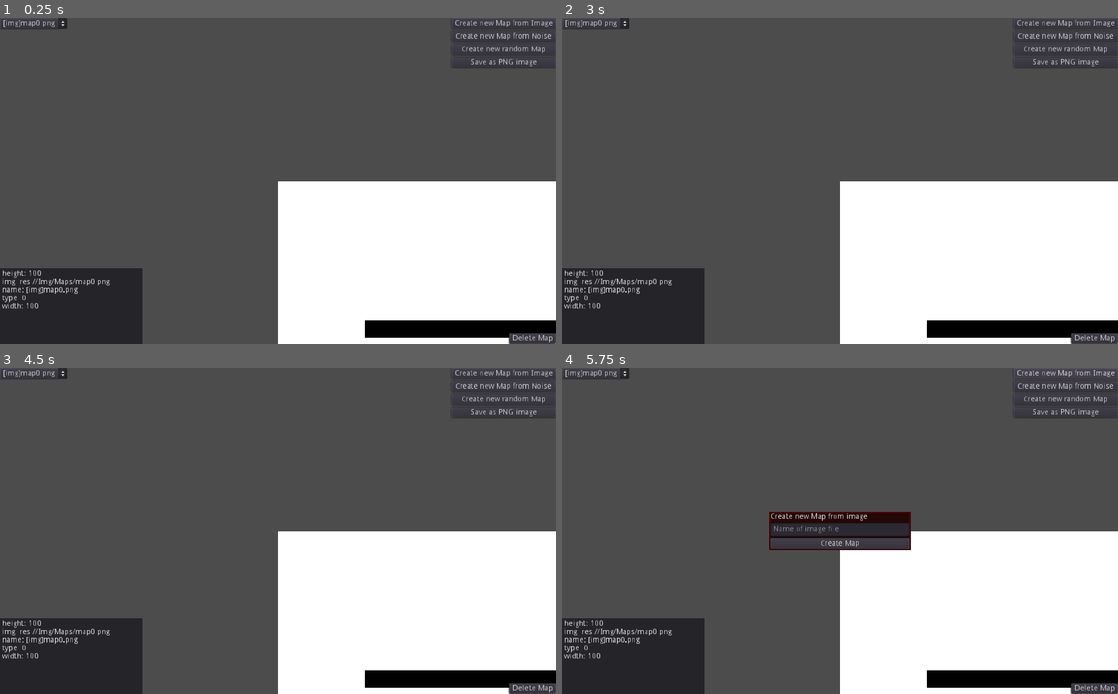
Above: before the commit, frames 1-4 (two rows, left to right).
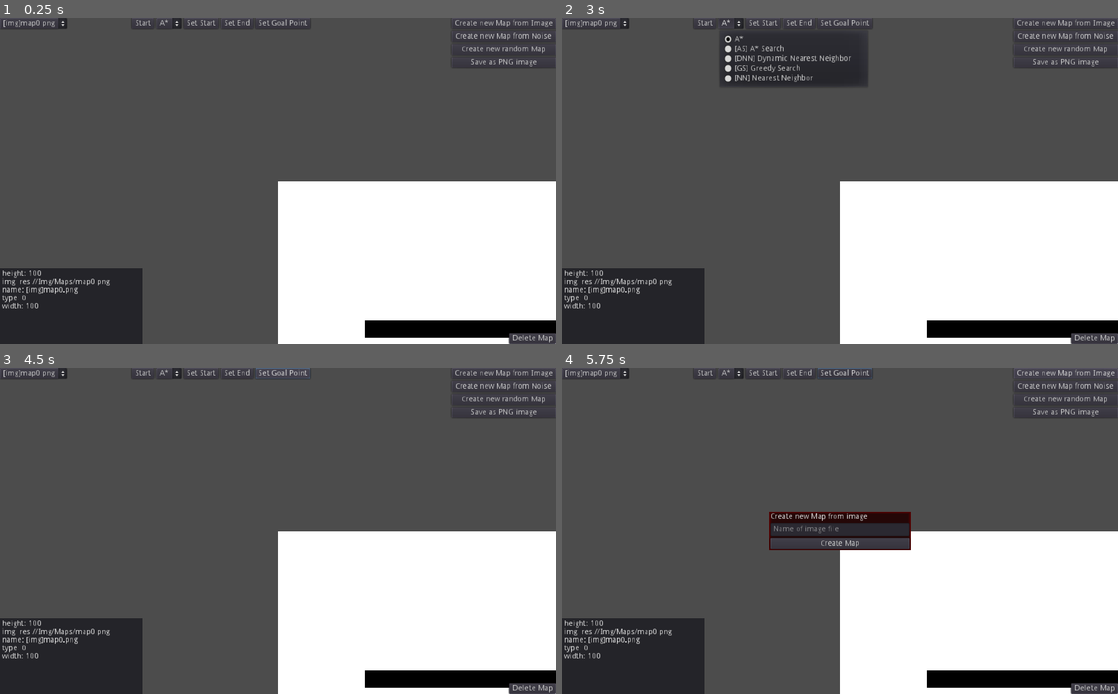
Above: after the commit, the same moments.

Repository: Urnark/ThesisProject
Game: Godot game, scene res://Scenes/Main.tscn
Two runs of this game, one before a commit and one after it. Both use one fixed random seed, a clock stepped at 60 frames per second and the inputs below.
Inputs (mouse positions are in pixels of both pictures, inside the frame that each line leads up to):
- Up to frame 1 (0.25 s): no input
- Up to frame 2 (3 s): click (840, 181) at 0.52 s; click "[img]map0.png" at 1.25 s; click "Save as PNG image" at 2 s; click (728, 24) at 2.75 s, where only the run after the commit has a clickable "A*"
- Up to frame 3 (4.5 s): click (239, 374) at 3.5 s, where only the run after the commit has a clickable "Set End"; click (283, 374) at 4.25 s, where only the run after the commit has a clickable "Set Goal Point"
- Up to frame 4 (5.75 s): click "Create new Map from Image" at 5 s

The runs differ from the first frame. In frame 1, 0.3% of the frame differs, in the area x 23-56%, y 0-4%; in frame 2, 4.4%, in the area x 23-56%, y 0-21%; in frame 3, 0.3%; in frame 4, 0.3%.

Commit message:
Implemented AStar

Diff:
--- a/Scenes/Main.gd
+++ b/Scenes/Main.gd
@@ -1,7 +1,5 @@
 extends Node2D
 
-export(Array, Image) var image_maps
-
 enum MAP_TYPE { IMAGE = 0, NOISE, RANDOM_NR }
 
 var data: Dictionary = {}
@@ -11,6 +9,7 @@
 var current_free_id = 0
 
 func _ready():
+	$MapHandler/Camera2D/FullScreenButton.connect('pressed', self, '_on_full_screen_button_pressed')
 	data = SaveLoad.load_maps()
 	_p_createOptions()
 
@@ -24,6 +23,7 @@
 		current_free_id += 1
 
 func _exit_tree():
+	$MapHandler/Camera2D/FullScreenButton.disconnect('pressed', self, '_on_full_screen_button_pressed')
 	SaveLoad.save_maps(data)
 
 func _process(delta):
@@ -77,8 +77,6 @@
 
 func set_information(id: int):
 	var text = ''
-	#text += 'Width: ' + data['maps'][id]['width'] + '\n'
-	#text += 'Height:' + data['maps'][id]['height'] + '\n'
 	for key in data['maps'][id].keys():
 		text += str(key) + ': ' + str(data['maps'][id][key]) + '\n'
 	$CanvasLayer/Panel/MarginContainer/Info.text = text
@@ -175,3 +173,77 @@
 		})
 		$CanvasLayer/UI/OptionButton.add_item(data['maps'][data['maps'].size() - 1]['name'], current_free_id)
 		current_free_id += 1
+
+# ------------------------------------ Choose Algorithm ---------------------------------------------
+var AStar_script = preload('../Scripts/Algorithms/MyAStar.gd')
+
+var current_algorithm_script = AStar_script
+var selected_type_to_place = -1
+
+var start_pos := Vector2(0, 0)
+var end_pos := Vector2(0, 0)
+
+func _p_get_tile_pos_from_mouse() -> Vector2:
+	var mouse_pos = get_viewport().get_mouse_position()
+	var world_pos = (mouse_pos - get_viewport_rect().size/2) * $MapHandler.zoom + $MapHandler/Camera2D.position
+	return $MapHandler/TileMap.world_to_map(world_pos)
+
+func _p_set_empty_tile(tile_pos: Vector2):
+	if tile_pos.x >= 0 and tile_pos.x < $MapHandler.map.width and tile_pos.y >= 0 and tile_pos.y < $MapHandler.map.height:
+		if selected_type_to_place != -1 and $MapHandler.map.tiles[tile_pos.x + (tile_pos.y * $MapHandler.map.width)].tile_index != Global.TILES.wall:
+			$MapHandler.map.tiles[tile_pos.x + tile_pos.y * $MapHandler.map.width].tile_index = Global.TILES.cell
+			$MapHandler.map.update_tile_map()
+
+func _on_full_screen_button_pressed():
+	if Input.is_action_just_pressed("mouse_left"):
+		if selected_type_to_place == Global.TILES.start:
+			_p_set_empty_tile(start_pos)
+			start_pos = _p_get_tile_pos_from_mouse()
+		if selected_type_to_place == Global.TILES.end:
+			_p_set_empty_tile(end_pos)
+			end_pos = _p_get_tile_pos_from_mouse()
+		var tile_pos = _p_get_tile_pos_from_mouse()
+		if tile_pos.x >= 0 and tile_pos.x < $MapHandler.map.width and tile_pos.y >= 0 and tile_pos.y < $MapHandler.map.height:
+			if selected_type_to_place != -1:
+				$MapHandler.map.tiles[tile_pos.x + (tile_pos.y * $MapHandler.map.width)].tile_index = selected_type_to_place
+				$MapHandler.map.update_tile_map()
+
+	if Input.is_action_just_pressed("mouse_right"):
+		var tile_pos = _p_get_tile_pos_from_mouse()
+		_p_set_empty_tile(tile_pos)
+
+func _on_StartButton_pressed():
+	var algorithm = current_algorithm_script.new()
+	var path = algorithm.calculatePath($MapHandler.map, start_pos, end_pos)
+	algorithm.free()
+
+	for pos in path:
+		$MapHandler.map.tiles[pos.x + pos.y * $MapHandler.map.width].tile_index = Global.TILES.red
+	$MapHandler.map.update_tile_map()
+
+func _on_Algorithms_item_selected(ID):
+	match ID:
+		# A*
+		0:
+			current_algorithm_script = AStar_script
+#		# AS
+#		1:
+#
+#		# DNN
+#		2:
+#
+#		# GS
+#		3:
+#
+#		# NN
+#		4:
+#
+
+func _on_SetStartButton_pressed():
+	selected_type_to_place = Global.TILES.start
+
+func _on_SetEndButton_pressed():
+	selected_type_to_place = Global.TILES.end
+
+func _on_SetGoalPointButton_pressed():
+	selected_type_to_place = Global.TILES.goal_point
--- a/Scenes/Main.tscn
+++ b/Scenes/Main.tscn
@@ -1,15 +1,12 @@
-[gd_scene load_steps=5 format=2]
+[gd_scene load_steps=3 format=2]
 
 [ext_resource path="res://Scenes/Main.gd" type="Script" id=1]
-[ext_resource path="res://Img/Maps/map0.png" type="Image" id=2]
-[ext_resource path="res://Img/Maps/map1.png" type="Image" id=3]
-[ext_resource path="res://Scenes/Maps/MapHandler.tscn" type="PackedScene" id=4]
+[ext_resource path="res://Scenes/Maps/MapHandler.tscn" type="PackedScene" id=2]
 
 [node name="Main" type="Node2D"]
 script = ExtResource( 1 )
-image_maps = [ ExtResource( 2 ), ExtResource( 3 ) ]
 
-[node name="MapHandler" parent="." instance=ExtResource( 4 )]
+[node name="MapHandler" parent="." instance=ExtResource( 2 )]
 
 [node name="CanvasLayer" type="CanvasLayer" parent="."]
 
@@ -92,9 +89,62 @@
 margin_right = 258.0
 margin_bottom = 136.0
 
+[node name="PathfindingBox" type="HBoxContainer" parent="CanvasLayer"]
+anchor_left = 0.5
+anchor_right = 0.5
+margin_left = -269.0
+margin_right = 269.0
+margin_bottom = 20.0
+
+[node name="StartButton" type="Button" parent="CanvasLayer/PathfindingBox"]
+margin_right = 41.0
+margin_bottom = 20.0
+focus_mode = 0
+enabled_focus_mode = 0
+text = "Start"
+
+[node name="Algorithms" type="OptionButton" parent="CanvasLayer/PathfindingBox"]
+margin_left = 45.0
+margin_right = 103.0
+margin_bottom = 20.0
+focus_mode = 0
+enabled_focus_mode = 0
+text = "A*"
+items = [ "A*", null, false, 0, null, "[AS] A* Search", null, false, 1, null, "[DNN] Dynamic Nearest Neighbor", null, false, 2, null, "[GS] Greedy Search", null, false, 3, null, "[NN] Nearest Neighbor", null, false, 4, null ]
+selected = 0
+
+[node name="SetStartButton" type="Button" parent="CanvasLayer/PathfindingBox"]
+margin_left = 107.0
+margin_right = 172.0
+margin_bottom = 20.0
+focus_mode = 1
+enabled_focus_mode = 1
+text = "Set Start"
+
+[node name="SetEndButton" type="Button" parent="CanvasLayer/PathfindingBox"]
+margin_left = 176.0
+margin_right = 235.0
+margin_bottom = 20.0
+focus_mode = 1
+enabled_focus_mode = 1
+text = "Set End"
+
+[node name="SetGoalPointButton" type="Button" parent="CanvasLayer/PathfindingBox"]
+margin_left = 239.0
+margin_right = 341.0
+margin_bottom = 20.0
+focus_mode = 1
+enabled_focus_mode = 1
+text = "Set Goal Point"
+
 [connection signal="pressed" from="CanvasLayer/Button" to="." method="_on_Button_pressed"]
 [connection signal="item_selected" from="CanvasLayer/UI/OptionButton" to="." method="_on_OptionButton_item_selected"]
 [connection signal="pressed" from="CanvasLayer/Buttons/NewMapImageButton" to="." method="_on_NewMapImageButton_pressed"]
 [connection signal="pressed" from="CanvasLayer/Buttons/NewMapNoiseButton" to="." method="_on_NewMapNoiseButton_pressed"]
 [connection signal="pressed" from="CanvasLayer/Buttons/NewMapRandomButton" to="." method="_on_NewMapRandomButton_pressed"]
 [connection signal="pressed" from="CanvasLayer/Buttons/SaveAsImageButton" to="." method="_on_SaveAsImageButton_pressed"]
+[connection signal="pressed" from="CanvasLayer/PathfindingBox/StartButton" to="." method="_on_StartButton_pressed"]
+[connection signal="item_selected" from="CanvasLayer/PathfindingBox/Algorithms" to="." method="_on_Algorithms_item_selected"]
+[connection signal="pressed" from="CanvasLayer/PathfindingBox/SetStartButton" to="." method="_on_SetStartButton_pressed"]
+[connection signal="pressed" from="CanvasLayer/PathfindingBox/SetEndButton" to="." method="_on_SetEndButton_pressed"]
+[connection signal="pressed" from="CanvasLayer/PathfindingBox/SetGoalPointButton" to="." method="_on_SetGoalPointButton_pressed"]
--- a/Scenes/Maps/Map.gd
+++ b/Scenes/Maps/Map.gd
@@ -3,6 +3,11 @@
 class Tile:
 	var tile_index = Global.TILES.cell
 	var pos := Vector2(0, 0)
+	var f : float = 0.0
+	var h : float = 0.0
+	var g : float = 0.0
+	var visited := false
+	var parent = null
 
 	func _init(var tile_index: int, var pos: Vector2):
 		self.tile_index = tile_index
@@ -19,6 +24,12 @@
 
 	func _init(tile_map: TileMap):
 		self.tile_map = tile_map
+
+	func tile(x: int, y: int) -> Tile:
+		return self.tiles[x + y * self.width]
+
+	func tilev(pos: Vector2) -> Tile:
+		return self.tiles[pos.x + pos.y * self.width]
 
 	func update_tile_map():
 		for x in self.width:
@@ -40,8 +51,8 @@
 
 		# Fill the tiles list
 		self.tiles.clear()
-		for x in self.width:
-			for y in self.height:
+		for y in self.height:
+			for x in self.width:
 				var wall = true if image.get_pixel(x, y).r == 0 else false
 				var tile_index = Global.TILES.wall if wall else Global.TILES.cell
 				self.tiles.append(Tile.new(tile_index, Vector2(x, y)))
--- a/Scenes/Maps/MapHandler.tscn
+++ b/Scenes/Maps/MapHandler.tscn
@@ -18,3 +18,16 @@
 drag_margin_right = 0.0
 drag_margin_bottom = 0.0
 editor_draw_drag_margin = true
+
+[node name="FullScreenButton" type="Button" parent="Camera2D"]
+anchor_right = 1.0
+anchor_bottom = 1.0
+margin_left = -520.0
+margin_top = -310.0
+margin_right = 520.0
+margin_bottom = 310.0
+focus_mode = 0
+action_mode = 0
+button_mask = 3
+enabled_focus_mode = 0
+flat = true
--- a/Scenes/mapTiles.tres
+++ b/Scenes/mapTiles.tres
@@ -63,3 +63,33 @@
 5/navigation_offset = Vector2( 0, 0 )
 5/shapes = [  ]
 5/z_index = 0
+6/name = "Blue"
+6/texture = ExtResource( 1 )
+6/tex_offset = Vector2( 0, 0 )
+6/modulate = Color( 1, 1, 1, 1 )
+6/region = Rect2( 192, 0, 32, 32 )
+6/tile_mode = 0
+6/occluder_offset = Vector2( 0, 0 )
+6/navigation_offset = Vector2( 0, 0 )
+6/shapes = [  ]
+6/z_index = 0
+7/name = "Red"
+7/texture = ExtResource( 1 )
+7/tex_offset = Vector2( 0, 0 )
+7/modulate = Color( 1, 1, 1, 1 )
+7/region = Rect2( 224, 0, 32, 32 )
+7/tile_mode = 0
+7/occluder_offset = Vector2( 0, 0 )
+7/navigation_offset = Vector2( 0, 0 )
+7/shapes = [  ]
+7/z_index = 0
+8/name = "Green"
+8/texture = ExtResource( 1 )
+8/tex_offset = Vector2( 0, 0 )
+8/modulate = Color( 1, 1, 1, 1 )
+8/region = Rect2( 256, 0, 32, 32 )
+8/tile_mode = 0
+8/occluder_offset = Vector2( 0, 0 )
+8/navigation_offset = Vector2( 0, 0 )
+8/shapes = [  ]
+8/z_index = 0
--- /dev/null
+++ b/Scripts/Algorithms/MyAStar.gd
@@ -0,0 +1,73 @@
+extends Node
+
+const MapGD = preload('../../Scenes/Maps/Map.gd')
+
+func _p_compare_tile(a: MapGD.Tile, b: MapGD.Tile):
+	if a.f == b.f:
+		return a.h < b.h
+	else:
+		return a.f < b.f
+
+func _p_is_valid(map : MapGD.Map, pos: Vector2) -> bool:
+	if pos.x >= 0 and pos.x < map.width and pos.y >= 0 and pos.y < map.height:
+		 return map.tilev(pos).tile_index != Global.TILES.wall
+	return false
+
+func _p_calculate_h(a: Vector2, b: Vector2) -> float:
+	return a.distance_to(b)
+
+func _p_make_path(map : MapGD.Map, start_pos: Vector2, end_pos: Vector2) -> Array:
+	var path = []
+	path.append(end_pos)
+	var pos = end_pos
+	while pos != start_pos:
+		pos = map.tilev(pos).parent.pos
+		path.append(pos)
+	return path
+
+func calculatePath(map : MapGD.Map, start_pos: Vector2, end_pos: Vector2) -> Array:
+	assert(start_pos != end_pos)
+	assert(_p_is_valid(map, start_pos))
+	assert(_p_is_valid(map, end_pos))
+
+	for tile in map.tiles:
+		tile.f = -1.0
+		tile.g = -1.0
+		tile.h = -1.0
+		tile.visited = false
+		tile.parent = null
+
+	var open = []
+	var tile : MapGD.Tile = map.tilev(start_pos)
+	tile.f = 0.0
+	tile.g = 0.0
+	tile.h = 0.0
+	tile.visited = false
+	open.append(tile)
+
+	while not open.empty():
+		open.sort_custom(self, '_p_compare_tile')
+		tile = open.pop_front()
+		tile.visited = true
+
+		for pos in [[-1, -1], [-1, 0], [-1, 1], [0, -1], [0, 1], [1, -1], [1, 0], [1, 1]]:
+			var p := Vector2(pos[0], pos[1]) + tile.pos
+			if _p_is_valid(map, p):
+				var cell = map.tile(p.x, p.y)
+				if p == end_pos:
+					cell.parent = tile
+					return _p_make_path(map, start_pos, end_pos)
+				elif cell.visited == false:
+					var g = tile.g + 1.0
+					var h = _p_calculate_h(p, end_pos)
+					var f = g + h
+					# Check if this path is better than the one already present
+					if (cell.f == -1.0 or
+						cell.f > f):
+						# Update the details of this neighbour node
+						cell.f = f
+						cell.g = g
+						cell.h = h
+						cell.parent = tile
+						open.append(cell)
+	return []
--- a/Scripts/Global.gd
+++ b/Scripts/Global.gd
@@ -6,5 +6,8 @@
 	'cell': 2,
 	'start': 3,
 	'end': 4,
-	'goal_point': 5
+	'goal_point': 5,
+	'blue': 6,
+	'red': 7,
+	'green': 8
 }
--- a/project.godot
+++ b/project.godot
@@ -41,6 +41,16 @@
 "events": [ Object(InputEventMouseButton,"resource_local_to_scene":false,"resource_name":"","device":-1,"alt":false,"sh …(213 unchanged characters)…
  ]
 }
+mouse_right={
+"deadzone": 0.5,
+"events": [ Object(InputEventMouseButton,"resource_local_to_scene":false,"resource_name":"","device":-1,"alt":false,"shift":false,"control":false,"meta":false,"command":false,"button_mask":0,"position":Vector2( 0, 0 ),"global_position":Vector2( 0, 0 ),"factor":1.0,"button_index":2,"pressed":false,"doubleclick":false,"script":null)
+ ]
+}
+mouse_left={
+"deadzone": 0.5,
+"events": [ Object(InputEventMouseButton,"resource_local_to_scene":false,"resource_name":"","device":-1,"alt":false,"shift":false,"control":false,"meta":false,"command":false,"button_mask":0,"position":Vector2( 0, 0 ),"global_position":Vector2( 0, 0 ),"factor":1.0,"button_index":1,"pressed":false,"doubleclick":false,"script":null)
+ ]
+}
 
 [rendering]
 
Binary file changed: Img/Tiles.png
